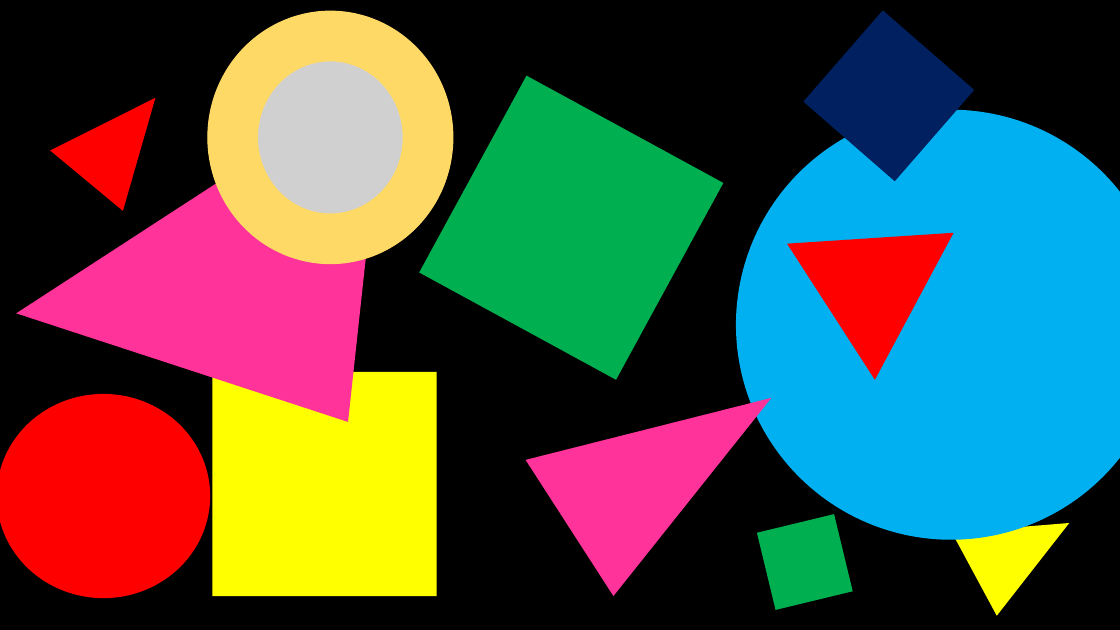
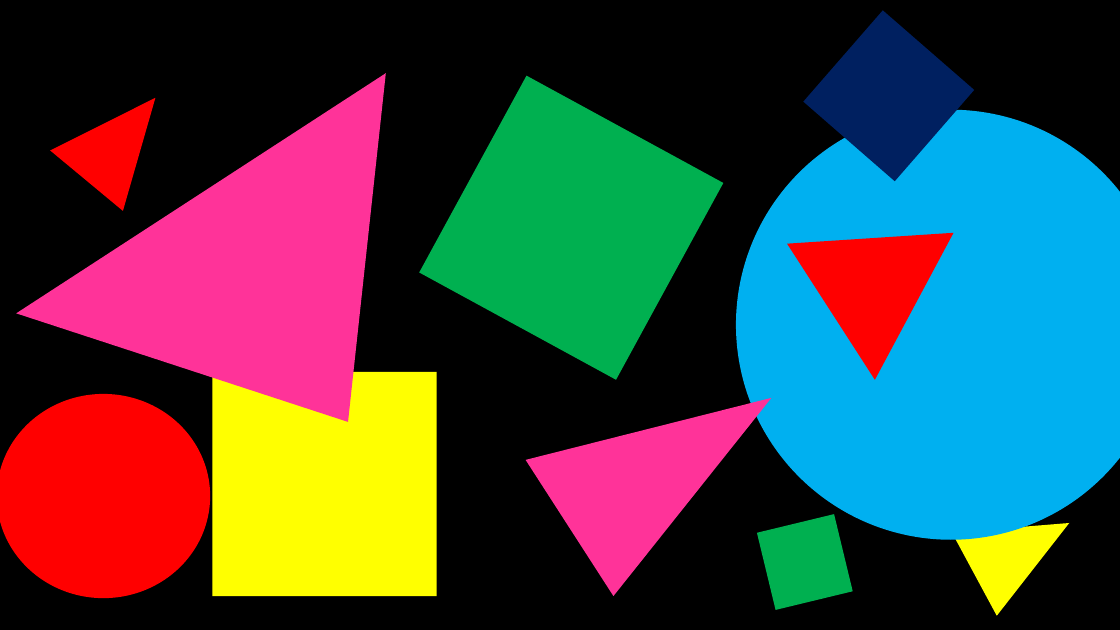
Before and after one commit to Parth-Nebula/Portfolio-SDSLabs-HTML-CSS-Assignment, a slide deck: slide 2 of assets/Main.pptx. Drawn at 1120x630 pixels with LibreOffice and Linux fonts; fonts in the diff are those of the drawing; grey boxes stand for pictures. Boxes give left, top, right and bottom in pixels: in the first picture for what was removed or moved away, otherwise in the second. Text is boxed around its words. In the diff, an @@ line names an element or a change of style, - is before the commit and + after.

```diff
--- a/assets/Main.pptx
+++ b/assets/Main.pptx
@@ donut removed at (208,11,453,263) @@
@@ picture removed at (253,53,410,227) @@
```
Also in this commit, not shown: 1 other slide changed, 2 other files.
